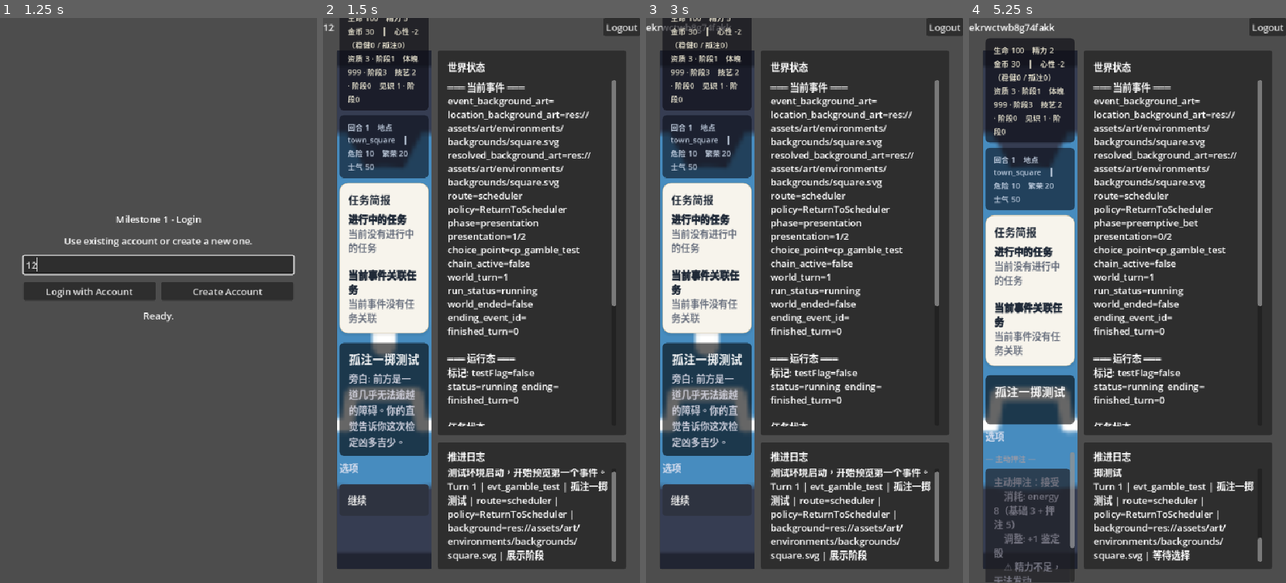
Above: before the commit, frames 1-4 (left to right).
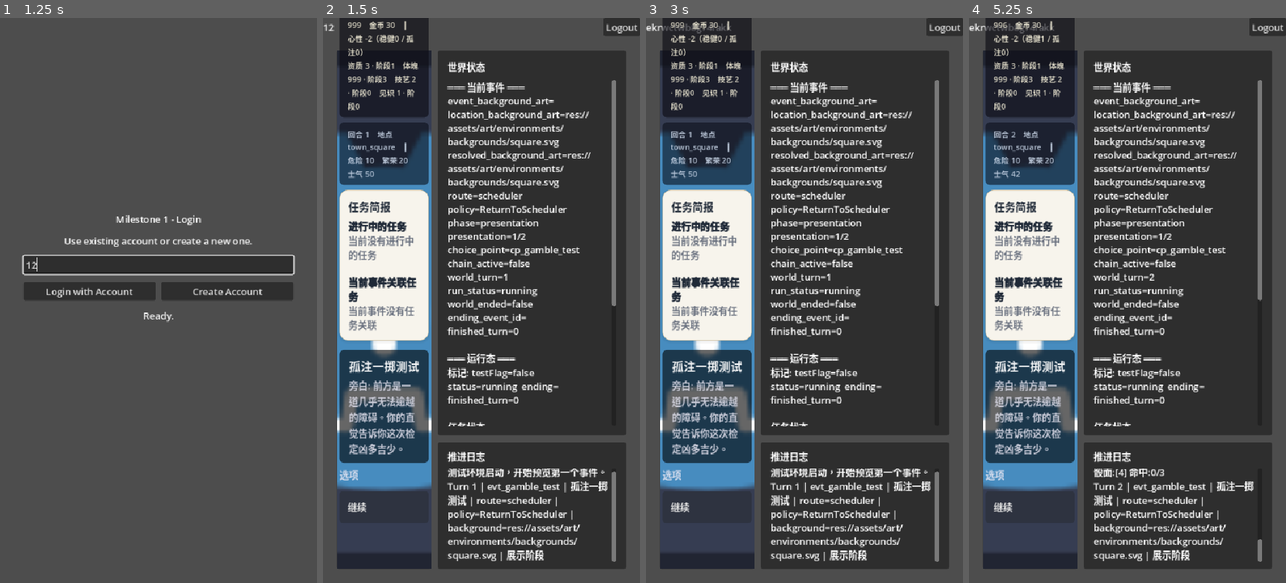
Above: after the commit, the same moments.

Repository: lwbiuchsjk/vibeTest
Game: Godot game, scene res://control.tscn
Two runs of this game, one before a commit and one after it. Both use one fixed random seed, a clock stepped at 60 frames per second and the inputs below.
Inputs (mouse positions are in pixels of both pictures, inside the frame that each line leads up to):
- Up to frame 1 (1.25 s): click (158, 266) at 0.52 s; type "12" at 0.6 s
- Up to frame 2 (1.5 s): click "Login with Account" at 1.25 s
- Up to frame 3 (3 s): click "Logout" at 2 s; click "Create Account" at 2.75 s
- Up to frame 4 (5.25 s): click "继续" at 3.5 s; click "继续" at 4.25 s; click (1029, 515) at 5 s, where only the run after the commit has a clickable "尝试挑战（极难鉴定） 消耗: energy 3 ● 可选 …"

Frame 1 is identical in both runs. In frame 2, 10% of the frame differs, in the area x 5-34%, y 0-88%; in frame 3, 10%; in frame 4, 16%, in the area x 5-93%, y 0-100%.

Commit message:
重构主动押注 UI：选择阶段内联切换，链式调用一步结算
将主动押注入口从独立的 preemptive_bet 阶段前移到 choice 阶段，
每个鉴定选项支持默认/押注模式切换，点击即链式调用引擎完成选项选择
与押注决策。修复 option_def 中 check/cost 字段为 null 时
Nil 赋值 Dictionary 的运行时崩溃。

Co-Authored-By: Claude Opus 4.6 <noreply@anthropic.com>

Diff:
--- a/scripts/config/roles.csv
+++ b/scripts/config/roles.csv
@@ -1,4 +1,4 @@
 role_id,role_type,display_name,location_id,portrait_file,aptitude,physique,craft,insight,xinxing,hp,energy,gold
-player_001,player,Player,town,icon.svg,3,999,2,1,-2,100,5,30
+player_001,player,Player,town,icon.svg,3,999,2,1,-2,100,999,30
 npc_001,npc,NPC-A,market,icon.svg,2,2,3,2,0,50,4,3
 npc_002,npc,NPC-B,town,icon.svg,4,1,2,3,0,50,3,8
--- a/test/event_logic_test.gd
+++ b/test/event_logic_test.gd
@@ -12,6 +12,8 @@
 var _event_logs: Array[String] = []
 var _current_turn_result: Dictionary = {}
 var _resizing := false              # 防止窗口尺寸调整时递归触发
+# 主动押注切换状态：按选项 ID 记录各选项的押注模式（true=押注，false=默认）。
+var _bet_mode_options: Dictionary = {}
 
 @onready var screen_background: TextureRect = $ScreenBackground
 @onready var root_margin: MarginContainer = $Root
@@ -92,6 +94,9 @@
 	var presentation: Dictionary = turn_result.get("presentation", {})
 	var presentation_item: Dictionary = presentation.get("current_item", {})
 	var awaiting_choice := phase == "choice"
+	# 进入新的选择阶段时重置各选项的押注切换状态
+	if phase != "choice":
+		_bet_mode_options.clear()
 
 	_render_event_background(str(turn_result.get("resolved_background_art", "")))
 	_set_end_screen_visible(false)
@@ -129,40 +134,34 @@
 		_render_risk_entry_buttons("孤注一掷：接受", "孤注一掷：放弃")
 		return
 
-	# 心性风险入口：主动押注
+	# 安全兜底：若引擎意外返回 preemptive_bet phase（正常流程由链式调用处理，不应到达此处），
+	# 自动放弃押注并继续结算，避免 UI 卡死。
 	if phase == "preemptive_bet":
-		var bet_info := _build_preemptive_bet_info()
-		status_label.text = "心性 -2 可发动主动押注。"
-		var can_afford := bool(bet_info.get("can_afford", true))
-		_render_preemptive_bet_buttons(can_afford, bet_info)
+		push_warning("preemptive_bet phase 未被链式调用消费，自动放弃押注。")
+		var fallback_result := _engine.confirm_pending_turn("reject")
+		_handle_resolved_turn_result(fallback_result, "自动放弃押注（兜底）")
 		return
 
 	if awaiting_choice:
-		status_label.text = "等待选择：点击下方任一可用选项。"
+		# 获取完整选项定义（含 check/cost/preemptiveBet）和心性风险配置。
+		var risk_profile: Dictionary = turn_result.get("xinxing_risk_profile", {})
+		var full_options := _get_full_option_defs_for_current_event()
+		var any_bet_available := false
+		for opt in full_options:
+			if _can_option_trigger_bet(opt, risk_profile):
+				any_bet_available = true
+				break
+		if any_bet_available:
+			status_label.text = "等待选择：可切换主动押注模式获得额外鉴定骰。"
+		else:
+			status_label.text = "等待选择：点击下方任一可用选项。"
+		_render_choice_options(full_options, risk_profile)
 	else:
 		status_label.text = "当前事件待确认，点击继续后结算并预览下一个事件。"
 		_add_continue_button_to_option_list("确认结算，进入下一个事件")
 
-	var visible_count := 0
-	for option_variant in options:
-		var option_def: Dictionary = option_variant
-		var state := str(option_def.get("state", "disabled"))
-		if state == "invisible":
-			continue
-
-		visible_count += 1
-		var option_button := Button.new()
-		option_button.text = _build_option_button_text(option_def)
-		option_button.disabled = state != "selectable"
-		option_button.pressed.connect(_on_option_pressed.bind(str(option_def.get("id", ""))))
-		_style_option_button(option_button)
-		option_list.add_child(option_button)
-
-	if visible_count == 0:
-		_add_option_hint("当前事件没有可见选项。")
-
-
-# 功能：渲染心性风险入口的接受/放弃按钮对。
+
+# 功能：渲染心性风险入口的接受/放弃按钮对（孤注一掷专用）。
 # 说明：两个按钮分别绑定 "accept" 和 "reject"，走正常的 confirm_pending_turn 分流。
 func _render_risk_entry_buttons(accept_text: String, reject_text: String) -> void:
 	_add_option_section_label("— 心性风险入口 —")
@@ -180,16 +179,47 @@
 	option_list.add_child(reject_button)
 
 
-# 功能：构建主动押注的完整信息摘要（消耗、调整、是否可负担）。
-# 说明：合并选项原有 cost 与押注额外 cost，同名字段累加显示总消耗。
-func _build_preemptive_bet_info() -> Dictionary:
-	var pending := _engine._pending_turn_context
-	var selected_option: Dictionary = pending.get("selected_option", {})
-	var option_cost: Dictionary = selected_option.get("cost", {})
-	var option_bet_cfg: Dictionary = selected_option.get("preemptiveBet", {})
-	if typeof(option_bet_cfg) != TYPE_DICTIONARY:
-		option_bet_cfg = {}
-	var effective_bet: Dictionary = _engine._merge_preemptive_bet_config(option_bet_cfg)
+# 功能：从引擎内部获取当前事件的完整选项定义列表（含 check/cost/preemptiveBet）。
+# 说明：UI 展示消耗与押注信息需要这些字段，公开 API 的简版结构不包含。
+func _get_full_option_defs_for_current_event() -> Array:
+	var event_id := str(_current_turn_result.get("event_id", ""))
+	var event_def: Dictionary = _engine._event_map.get(event_id, {})
+	var choice_point_id := str(event_def.get("choicePointId", "")).strip_edges()
+	if choice_point_id.is_empty():
+		return []
+	var choice_point_def: Dictionary = _engine._choice_point_map.get(choice_point_id, {})
+	if choice_point_def.is_empty():
+		return []
+	return _engine._build_option_set(choice_point_def)
+
+
+# 功能：判断某个选项是否满足主动押注触发条件。
+# 说明：条件与引擎 _apply_option_resolution 中一致：心性允许、选项含鉴定、未被 disabled。
+func _can_option_trigger_bet(option_def: Dictionary, risk_profile: Dictionary) -> bool:
+	if not bool(risk_profile.get("allow_preemptive_bet", false)):
+		return false
+	var check_raw: Variant = option_def.get("check", null)
+	if typeof(check_raw) != TYPE_DICTIONARY or (check_raw as Dictionary).is_empty():
+		return false
+	var bet_cfg: Variant = option_def.get("preemptiveBet", null)
+	var bet_disabled: bool = (typeof(bet_cfg) == TYPE_DICTIONARY and bool(bet_cfg.get("disabled", false)))
+	if bet_disabled:
+		return false
+	if str(option_def.get("state", "disabled")) != "selectable":
+		return false
+	return true
+
+
+# 功能：为指定选项构建主动押注信息（消耗、调整、是否可负担）。
+# 说明：在 choice 阶段调用，读取选项定义和引擎全局默认合并后返回展示数据。
+func _build_bet_info_for_option(option_def: Dictionary) -> Dictionary:
+	var option_cost_raw: Variant = option_def.get("cost", null)
+	var option_cost: Dictionary = option_cost_raw if typeof(option_cost_raw) == TYPE_DICTIONARY else {}
+	var option_bet_cfg: Variant = option_def.get("preemptiveBet", null)
+	var bet_cfg_dict: Dictionary = {}
+	if typeof(option_bet_cfg) == TYPE_DICTIONARY:
+		bet_cfg_dict = option_bet_cfg
+	var effective_bet: Dictionary = _engine._merge_preemptive_bet_config(bet_cfg_dict)
 	var bet_cost: Dictionary = effective_bet.get("cost", {})
 	var bet_bias: Dictionary = effective_bet.get("bias", {})
 
@@ -222,38 +252,183 @@
 		bias_parts.append("+%d 鉴定骰" % success_bias if success_bias > 0 else "%d 鉴定骰" % success_bias)
 	var bias_text := "无" if bias_parts.is_empty() else "、".join(bias_parts)
 
-	# 精力够不够
 	var can_afford: bool = _engine._can_pay_bet_cost(bet_cost)
 
-	return {"can_afford": can_afford, "cost_text": cost_text, "bias_text": bias_text, "total_cost": total_cost, "bet_cost": bet_cost, "bet_bias": bet_bias}
-
-
-# 功能：渲染主动押注的接受/放弃按钮，按钮上显示消耗与调整详情，精力不足时禁用接受按钮。
-func _render_preemptive_bet_buttons(can_afford: bool, bet_info: Dictionary) -> void:
-	_add_option_section_label("— 主动押注 —")
-
-	var cost_text := str(bet_info.get("cost_text", ""))
-	var bias_text := str(bet_info.get("bias_text", ""))
-	# 接受按钮：分行展示消耗和调整，结构更清晰
-	var accept_lines: Array[String] = ["主动押注：接受"]
-	accept_lines.append("    消耗: %s" % cost_text)
-	accept_lines.append("    调整: %s" % bias_text)
-	if not can_afford:
-		accept_lines.append("    ⚠ 精力不足，无法发动")
-	var accept_label := "\n".join(accept_lines)
-
-	var accept_button := Button.new()
-	accept_button.text = accept_label
-	accept_button.disabled = not can_afford
-	accept_button.pressed.connect(_on_option_pressed.bind("accept"))
-	_style_option_button(accept_button, true)
-	option_list.add_child(accept_button)
-
-	var reject_button := Button.new()
-	reject_button.text = "主动押注：放弃"
-	reject_button.pressed.connect(_on_option_pressed.bind("reject"))
-	_style_option_button(reject_button)
-	option_list.add_child(reject_button)
+	return {"can_afford": can_afford, "cost_text": cost_text, "bias_text": bias_text}
+
+
+# 功能：渲染选择阶段的选项列表，含鉴定选项支持默认/押注模式切换。
+# 说明：遍历完整选项定义，对满足押注条件的选项渲染切换组件，其余渲染普通按钮。
+func _render_choice_options(full_options: Array, risk_profile: Dictionary) -> void:
+	var visible_count := 0
+	for option_variant in full_options:
+		var option_def: Dictionary = option_variant
+		var state := str(option_def.get("state", "disabled"))
+		if state == "invisible":
+			continue
+
+		visible_count += 1
+		var option_id := str(option_def.get("id", ""))
+		var can_bet := _can_option_trigger_bet(option_def, risk_profile)
+
+		if can_bet:
+			# 该选项支持主动押注，渲染带切换的选项组
+			_render_option_with_bet_toggle(option_def, risk_profile)
+		else:
+			# 普通选项按钮
+			var option_button := Button.new()
+			option_button.text = _build_option_button_text(option_def)
+			option_button.disabled = state != "selectable"
+			option_button.pressed.connect(_on_option_pressed.bind(option_id))
+			_style_option_button(option_button)
+			option_list.add_child(option_button)
+
+	if visible_count == 0:
+		_add_option_hint("当前事件没有可见选项。")
+
+
+# 功能：渲染单个支持主动押注的选项 — 根据当前切换状态显示默认或押注版本。
+# 说明：选项按钮和切换按钮作为一组，切换时只重新渲染整个选项列表。
+func _render_option_with_bet_toggle(option_def: Dictionary, _risk_profile: Dictionary) -> void:
+	var option_id := str(option_def.get("id", ""))
+	var option_text := str(option_def.get("text", ""))
+	var cost_raw: Variant = option_def.get("cost", null)
+	var option_cost: Dictionary = cost_raw if typeof(cost_raw) == TYPE_DICTIONARY else {}
+	var is_bet_mode: bool = bool(_bet_mode_options.get(option_id, false))
+
+	if is_bet_mode:
+		# 押注模式：显示合并消耗和调整
+		var bet_info := _build_bet_info_for_option(option_def)
+		var can_afford := bool(bet_info.get("can_afford", true))
+		var cost_text := str(bet_info.get("cost_text", ""))
+		var bias_text := str(bet_info.get("bias_text", ""))
+		var lines: Array[String] = [option_text]
+		lines.append("    消耗: %s" % cost_text)
+		lines.append("    调整: %s" % bias_text)
+		if not can_afford:
+			lines.append("    精力不足，无法发动押注")
+
+		var confirm_button := Button.new()
+		confirm_button.text = "\n".join(lines)
+		confirm_button.disabled = not can_afford
+		confirm_button.pressed.connect(_on_option_with_bet_pressed.bind(option_id, "accept"))
+		_style_option_button(confirm_button, true)
+		option_list.add_child(confirm_button)
+
+		# 切换按钮：回到默认模式
+		var toggle_button := Button.new()
+		toggle_button.text = "切换为默认鉴定"
+		toggle_button.pressed.connect(_on_bet_toggle_for_option.bind(option_id))
+		_style_bet_toggle_button(toggle_button)
+		option_list.add_child(toggle_button)
+	else:
+		# 默认模式：显示原始选项消耗
+		var lines: Array[String] = [option_text]
+		if not option_cost.is_empty():
+			var cost_parts: Array[String] = []
+			for key in option_cost.keys():
+				cost_parts.append("%s %d" % [str(key), int(option_cost[key])])
+			lines.append("    消耗: %s" % "、".join(cost_parts))
+		lines.append("    %s" % _build_option_state_text(option_def))
+
+		var confirm_button := Button.new()
+		confirm_button.text = "\n".join(lines)
+		confirm_button.pressed.connect(_on_option_with_bet_pressed.bind(option_id, "reject"))
+		_style_option_button(confirm_button)
+		option_list.add_child(confirm_button)
+
+		# 切换按钮：进入押注模式
+		var toggle_button := Button.new()
+		toggle_button.text = "切换为主动押注"
+		toggle_button.pressed.connect(_on_bet_toggle_for_option.bind(option_id))
+		_style_bet_toggle_button(toggle_button)
+		option_list.add_child(toggle_button)
+
+
+# 功能：构建选项状态辅助文本（可选/不可选 + ID）。
+func _build_option_state_text(option_def: Dictionary) -> String:
+	var state := str(option_def.get("state", "disabled"))
+	var id := str(option_def.get("id", ""))
+	var state_marker := "● 可选" if state == "selectable" else "○ 不可选"
+	return "%s    [%s]" % [state_marker, id]
+
+
+# 功能：处理带押注决策的选项点击。
+# 说明：链式调用引擎 — 先提交选项选择，引擎挂起到 preemptive_bet phase 后
+#       立即自动提交押注决策（accept/reject），一步完成选项结算。
+func _on_option_with_bet_pressed(option_id: String, bet_decision: String) -> void:
+	if _current_turn_result.is_empty():
+		status_label.text = "当前没有待处理的事件选择。"
+		return
+
+	# 第一步：提交选项选择 → 引擎扣 cost、挂起到 preemptive_bet phase
+	var mid_result := _engine.confirm_pending_turn(option_id)
+	if not mid_result.get("ok", false):
+		status_label.text = "选项结算失败: %s" % str(mid_result.get("error", "unknown"))
+		_update_side_panels()
+		return
+
+	# 确认引擎已进入 preemptive_bet phase
+	var mid_phase := str(mid_result.get("phase", ""))
+	if mid_phase != "preemptive_bet":
+		# 未挂起（可能条件不满足），直接按普通结算处理
+		var choice: Dictionary = mid_result.get("choice", {})
+		var resolved_log := "已选择 %s -> %s | %s" % [
+			str(choice.get("selected_option_id", "")),
+			str(mid_result.get("event_id", "")),
+			str(mid_result.get("title", ""))
+		]
+		_handle_resolved_turn_result(mid_result, resolved_log)
+		return
+
+	# 第二步：立即提交押注决策 → 引擎执行检定并完成结算
+	var turn_result := _engine.confirm_pending_turn(bet_decision)
+	if not turn_result.get("ok", false):
+		status_label.text = "押注结算失败: %s" % str(turn_result.get("error", "unknown"))
+		_update_side_panels()
+		return
+
+	var choice: Dictionary = turn_result.get("choice", {})
+	var bet_label := "押注" if bet_decision == "accept" else "默认"
+	var resolved_log := "已选择 %s [%s] -> %s | %s" % [
+		str(choice.get("selected_option_id", "")),
+		bet_label,
+		str(turn_result.get("event_id", "")),
+		str(turn_result.get("title", ""))
+	]
+	_handle_resolved_turn_result(turn_result, resolved_log)
+
+
+# 功能：处理单个选项的押注模式切换按钮点击。
+# 说明：翻转该选项的 _bet_mode_options 状态后重新渲染当前事件界面。
+func _on_bet_toggle_for_option(option_id: String) -> void:
+	var current: bool = bool(_bet_mode_options.get(option_id, false))
+	_bet_mode_options[option_id] = not current
+	_render_current_event(_current_turn_result)
+
+
+# 功能：为押注切换按钮施加区别于普通选项的样式。
+# 说明：较小高度、次要色调，视觉上与主操作按钮区分。
+func _style_bet_toggle_button(button: Button) -> void:
+	button.size_flags_horizontal = Control.SIZE_EXPAND_FILL
+	button.custom_minimum_size.y = 36
+	button.alignment = HORIZONTAL_ALIGNMENT_CENTER
+	var style := StyleBoxFlat.new()
+	style.bg_color = Color(0.25, 0.25, 0.30, 0.8)
+	style.corner_radius_top_left = 4
+	style.corner_radius_top_right = 4
+	style.corner_radius_bottom_left = 4
+	style.corner_radius_bottom_right = 4
+	style.content_margin_left = 10
+	style.content_margin_right = 10
+	style.content_margin_top = 6
+	style.content_margin_bottom = 6
+	button.add_theme_stylebox_override("normal", style)
+	var hover := style.duplicate()
+	hover.bg_color = Color(0.30, 0.30, 0.38, 0.9)
+	button.add_theme_stylebox_override("hover", hover)
+	button.add_theme_color_override("font_color", Color(0.75, 0.75, 0.80, 1.0))
+	button.add_theme_font_size_override("font_size", 14)
 
 
 # 功能：构建鉴定结果摘要文本，用于追加到事件详情区。
Binary file changed: scripts/config/roles.energy.translation
